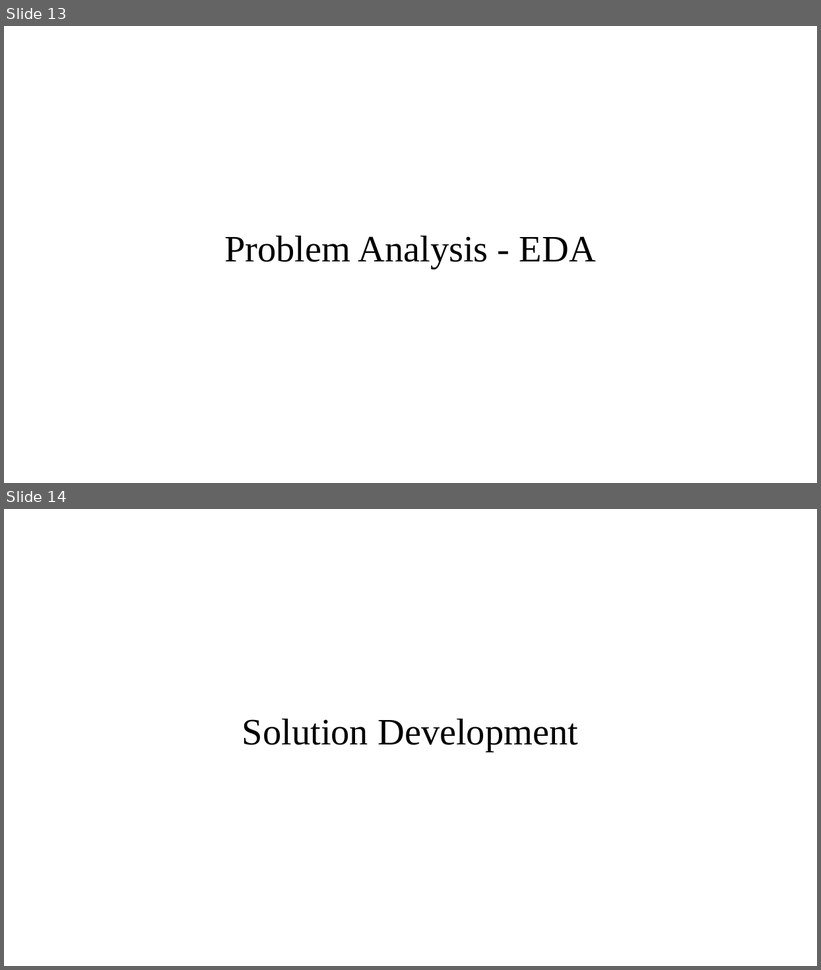
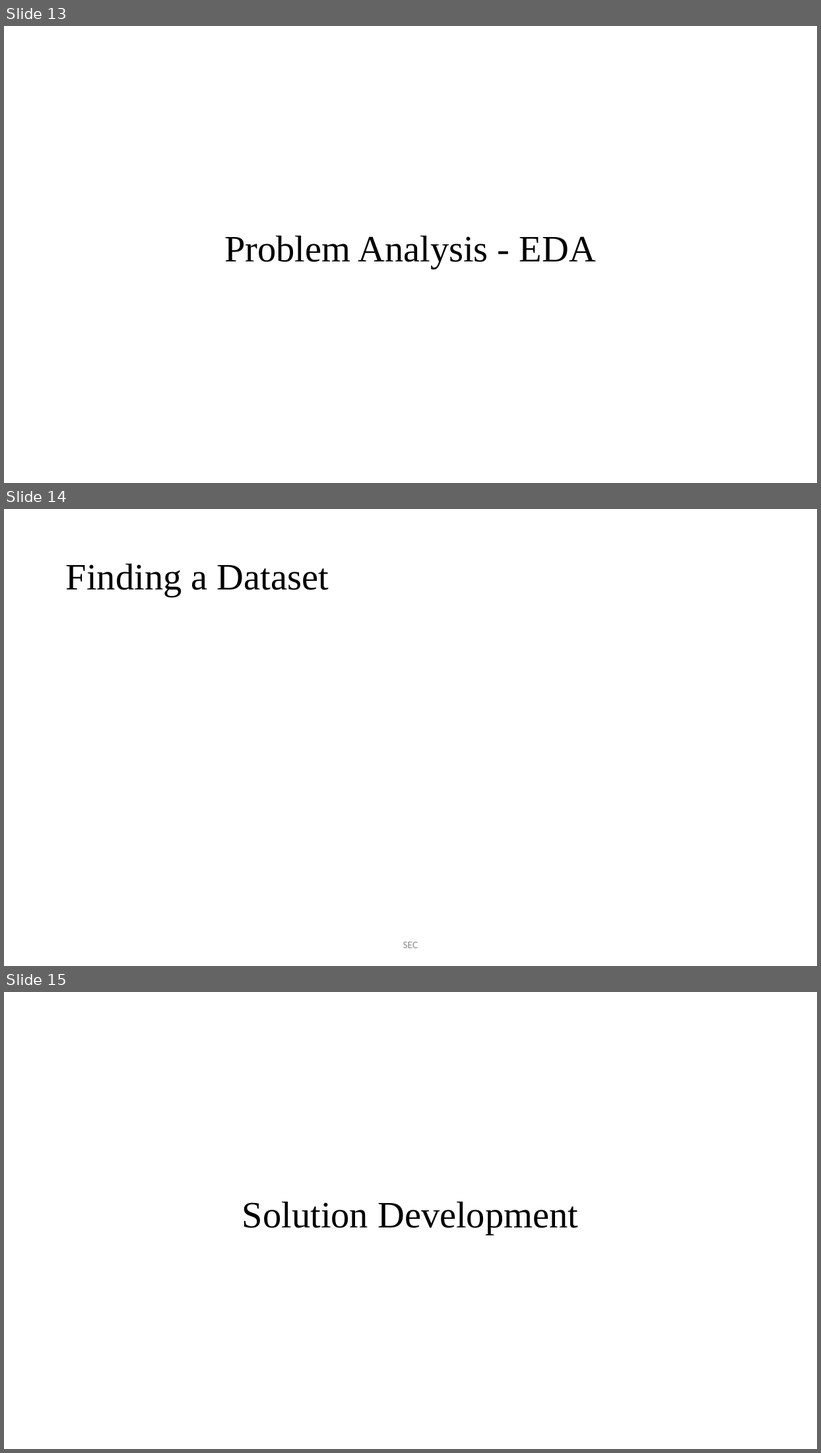
Before and after one commit to JaVonox/AIChatbot, a slide deck: Documentation/100505349.pptx. Shown one above the other, each under a label of ours: slides 13 and 14 before the commit, slides 13, 14 and 15 after it. The pictures are 821x970 and 821x1453 pixels, drawn with LibreOffice and Linux fonts; fonts in the diff are those of the drawing. Boxes give left, top, right and bottom in pixels: in the first picture for what was removed or moved away, otherwise in the second. Text is boxed around its words. In the diff, an @@ line names an element or a change of style, - is before the commit and + after.

```diff
--- a/Documentation/100505349.pptx
+++ b/Documentation/100505349.pptx
@@ slide 14 added at (4, 509, 817, 966), background #FFFFFF @@
@@ title added at (66, 563, 329, 597), 44 pt, text #000000 @@
+Finding a Dataset
@@ text added at (403, 942, 418, 949), 12 pt, text #8C8C8C @@
+SEC
@@ what was slide 14 is now slide 15 @@
```
Also in this commit, not shown: 1 other file.
